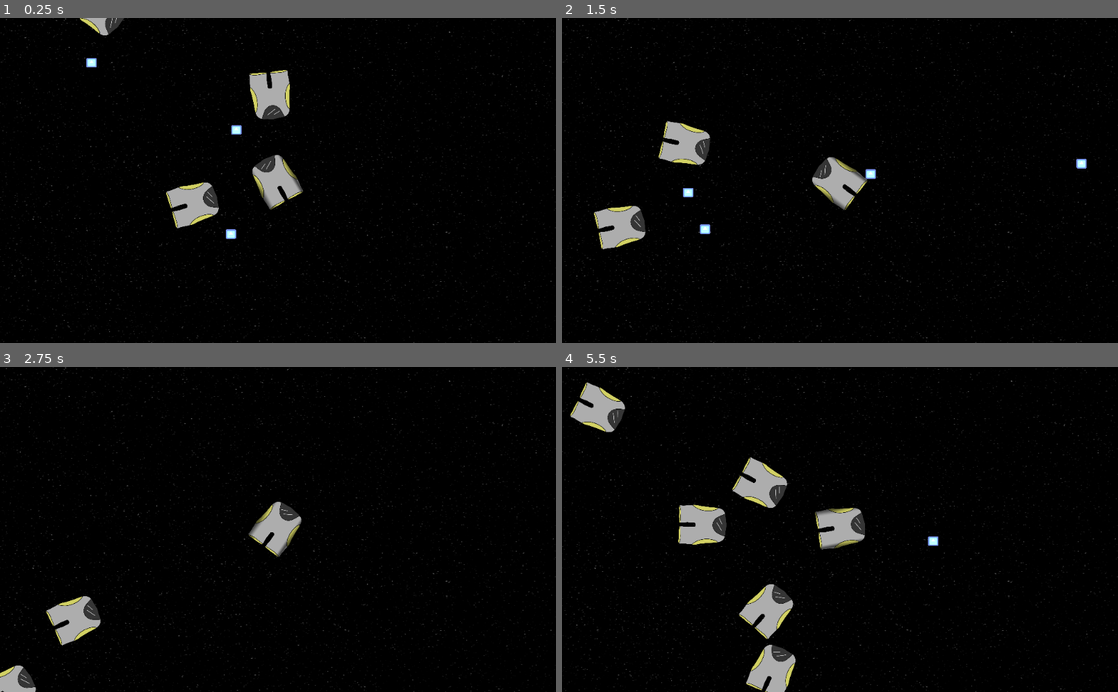
Above: before the commit, frames 1-4 (two rows, left to right).
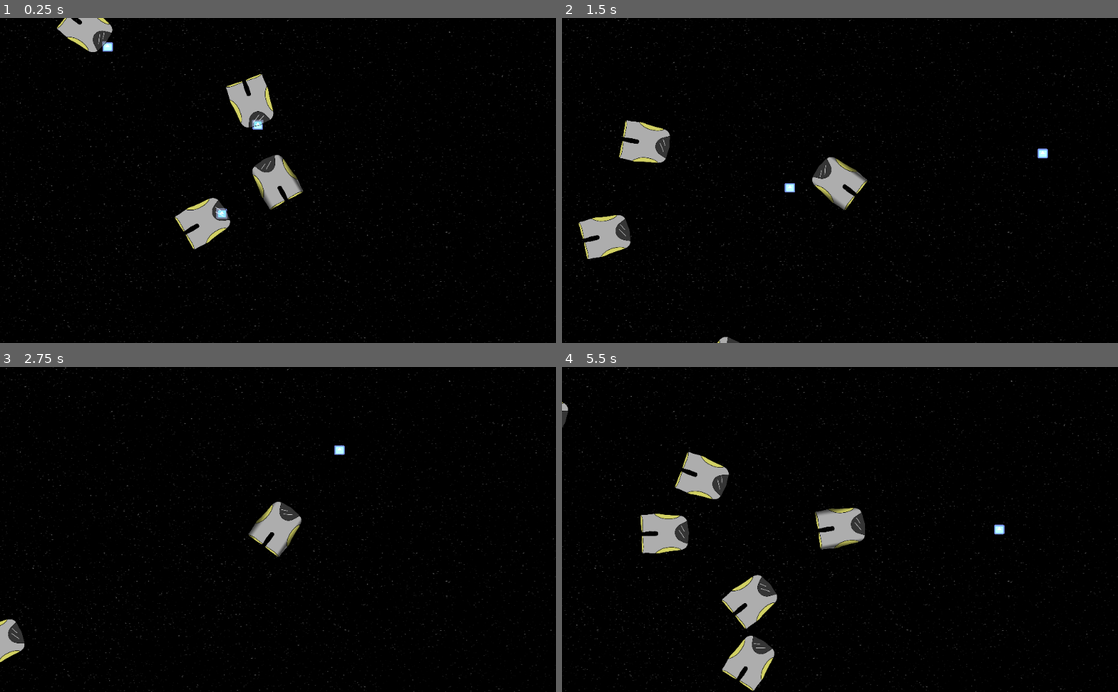
Above: after the commit, the same moments.

Repository: MichaelTonkin/Friendly-Ships
Game: Godot game, scene res://Scenes/MainGame.tscn
Two runs of this game, one before a commit and one after it. Both use one fixed random seed, a clock stepped at 60 frames per second and the inputs below. The engine's default icon, where the game draws it, is replaced by a stand-in: a white triangle on a blue panel in a dark square.
Inputs (mouse positions are in pixels of both pictures, inside the frame that each line leads up to):
- Up to frame 1 (0.25 s): no input
- Up to frame 2 (1.5 s): move the mouse to (962, 164) at 0.52 s; hold W (move_up) 0.53-1.28 s; click (962, 164) at 0.6 s; move the mouse to (728, 196) at 1.27 s; click (728, 196) at 1.35 s
- Up to frame 3 (2.75 s): move the mouse to (333, 458) at 2.02 s; hold W (move_up) from 2.03 s (still down); click (333, 458) at 2.1 s
- Up to frame 4 (5.5 s): move the mouse to (812, 594) at 2.77 s; click (812, 594) at 2.85 s; move the mouse to (1006, 578) at 3.52 s; release W (move_up) at 3.53 s; click (1006, 578) at 3.6 s; move the mouse to (673, 480) at 4.27 s; click (673, 480) at 4.35 s; move the mouse to (867, 529) at 5.02 s; click (867, 529) at 5.1 s

The runs differ from the first frame. In frame 1, 3.4% of the frame differs, in the area x 10-53%, y 0-72%; in frame 2, 3.2%; in frame 3, 1.8%; in frame 4, 7.2%, in the area x 0-80%, y 4-100%.

Commit message:
Collision errors fixed

Diff:
--- a/Scenes/Player.gd
+++ b/Scenes/Player.gd
@@ -7,7 +7,6 @@
 var globalMouse
 var fireDest
 var laser = preload("res://Scenes/Bullets.tscn")
-
 
 func _ready():
 	set_process(true)
@@ -46,6 +45,7 @@
 
 		var l = laser.instance()
 		get_tree().get_root().add_child(l)
+		l.add_collision_exception_with(self)
 		l.set_shooters_name(self.name)
 		l.set_position(self.position)
 
--- a/Scripts/Enemy.gd
+++ b/Scripts/Enemy.gd
@@ -42,6 +42,7 @@
 		fireDest = playerPos
 		var l = laser.instance()
 		get_tree().get_root().add_child(l)
+		l.add_collision_exception_with(self)
 		l.set_shooters_name(self.name)
 		l.set_position(self.position)
 		l.set_direction(fireDest * 50)
